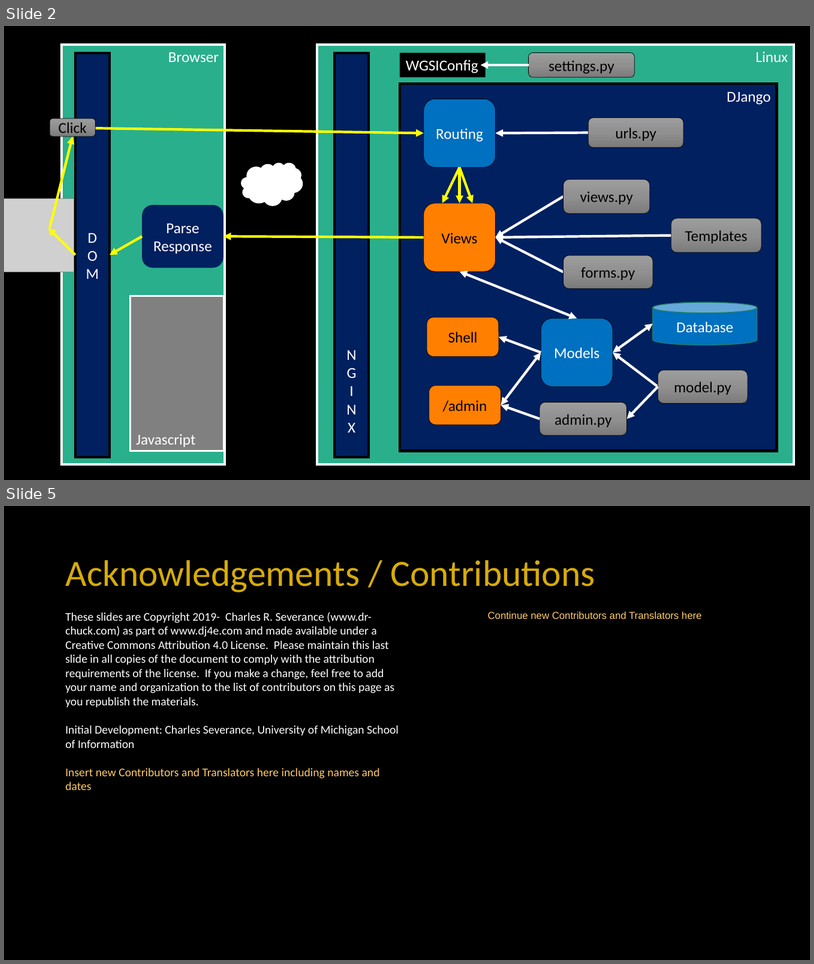
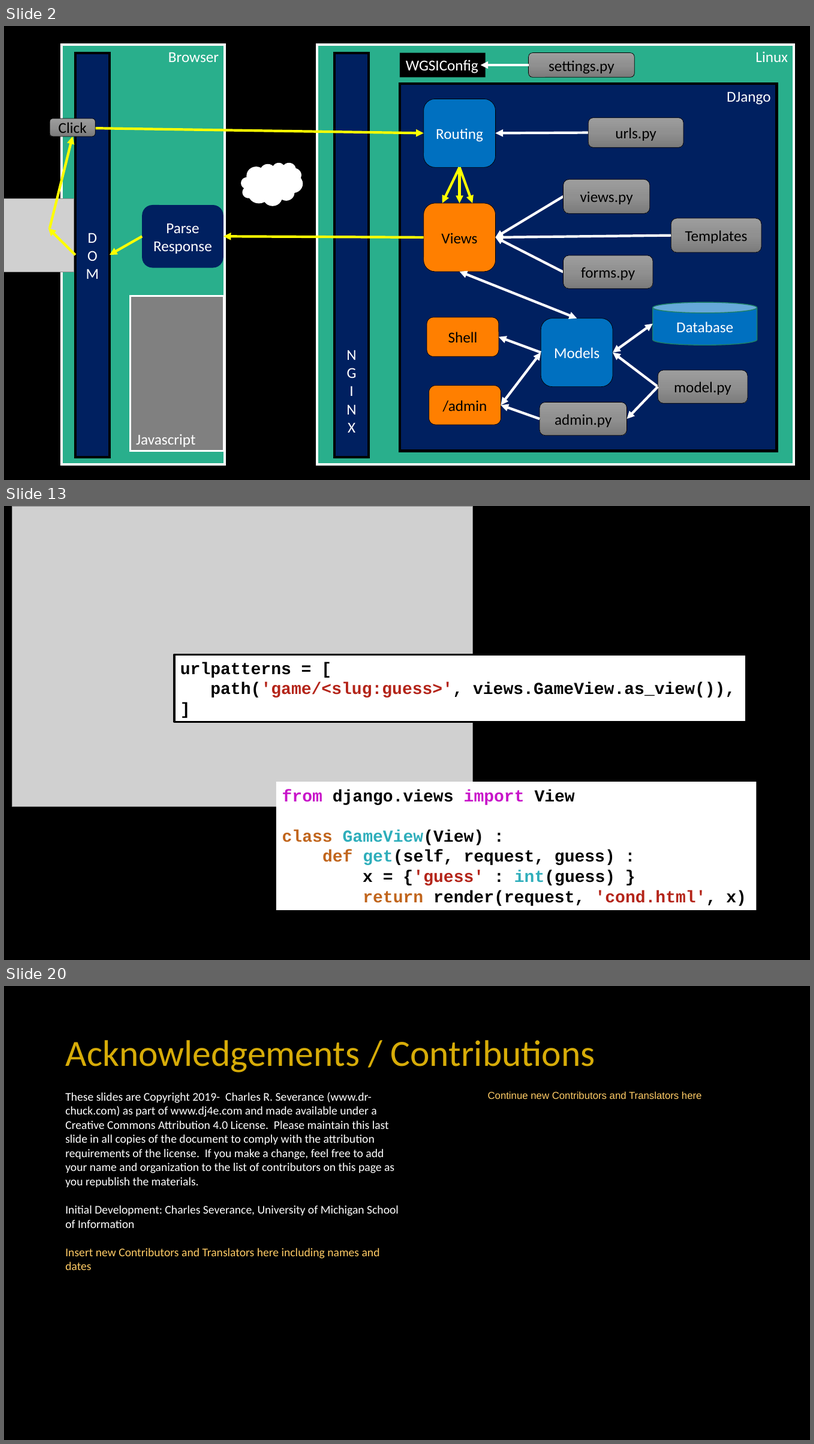
Before and after one commit to csev/dj4e, a slide deck: lectures/DJ-05-Views-Templates.pptx. Shown one above the other, each under a label of ours: slides 2 and 5 before the commit, slides 2, 13 and 20 after it; the slides between them are not shown. The pictures are 814x964 and 814x1444 pixels, drawn with LibreOffice and Linux fonts; fonts in the diff are those of the drawing; grey boxes stand for pictures; background and template pictures are left out. Boxes give left, top, right and bottom in pixels: in the first picture for what was removed or moved away, otherwise in the second. Text is boxed around its words. In the diff, an @@ line names an element or a change of style, - is before the commit and + after.

```diff
--- a/lectures/DJ-05-Views-Templates.pptx
+++ b/lectures/DJ-05-Views-Templates.pptx
@@ slide 13 added at [4,506,810,960], background #000000 @@
@@ picture added at [12,506,473,806] @@
@@ rectangle added at [174,654,747,721], fill #FFFFFF, outline #000000 2.25 pt, 20 pt, text #000000, bold @@
+urlpatterns = [
+path('game/<slug:guess>', views.GameView.as_view()),
+]
@@ rectangle added at [276,782,756,910], fill #FFFFFF, 20 pt, text #000000, bold @@
+from django.views import View
+class GameView(View) :
+def get(self, request, guess) :
+x = {'guess' : int(guess) }
+return render(request, 'cond.html', x)
@@ what was slide 5 is now slide 20 @@
```
Also in this commit, not shown: 2 slides changed, 14 other slides added, 1 other file.
